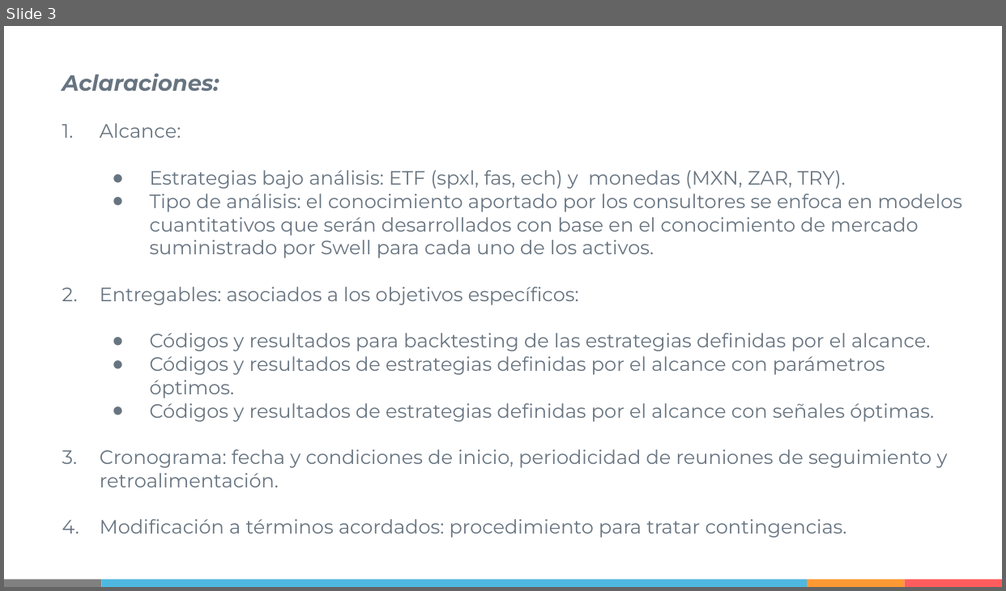
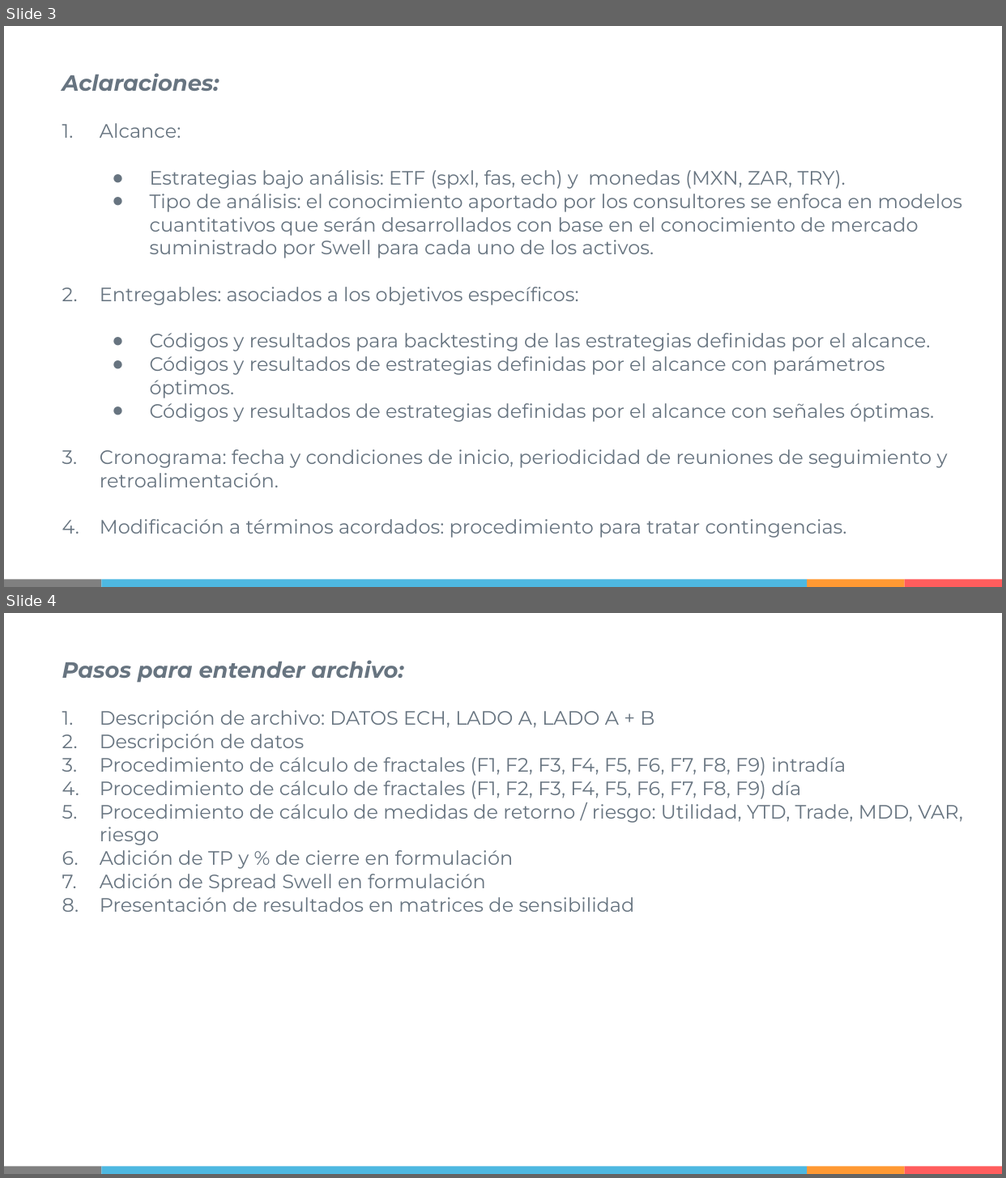
Before and after one commit to IISOS/Swell_2_Optimizacion_estrategias, a slide deck: Presentaciones/Swell - Optimización de estrategias - Plan de trabajo.pptx. Shown one above the other, each under a label of ours: slide 3 before the commit, slides 3 and 4 after it. The pictures are 1006x591 and 1006x1178 pixels, drawn with LibreOffice and Linux fonts; fonts in the diff are those of the drawing. Boxes give left, top, right and bottom in pixels: in the first picture for what was removed or moved away, otherwise in the second. Text is boxed around its words. In the diff, an @@ line names an element or a change of style, - is before the commit and + after.

```diff
--- a/Presentaciones/Swell - Optimización de estrategias - Plan de trabajo.pptx
+++ b/Presentaciones/Swell - Optimización de estrategias - Plan de trabajo.pptx
@@ slide 4 added at bbox=[4, 613, 1002, 1174], background #FFFFFF; not listed: 4 template elements that a slide beside it also shows @@
@@ text added at bbox=[62, 660, 963, 912], 14 pt, text #677480 @@
+Pasos para entender archivo:
+1. Descripción de archivo: DATOS ECH, LADO A, LADO A + B
+2. Descripción de datos
+3. Procedimiento de cálculo de fractales (F1, F2, F3, F4, F5, F6, F7, F8, F9) intradía
+4. Procedimiento de cálculo de fractales (F1, F2, F3, F4, F5, F6, F7, F8, F9) día
+5. Procedimiento de cálculo de medidas de retorno / riesgo: Utilidad, YTD, Trade, MDD, VAR, riesgo
+6. Adición de TP y % de cierre en formulación
+7. Adición de Spread Swell en formulación
+8. Presentación de resultados en matrices de sensibilidad
```
Also in this commit, not shown: 1 other file.
